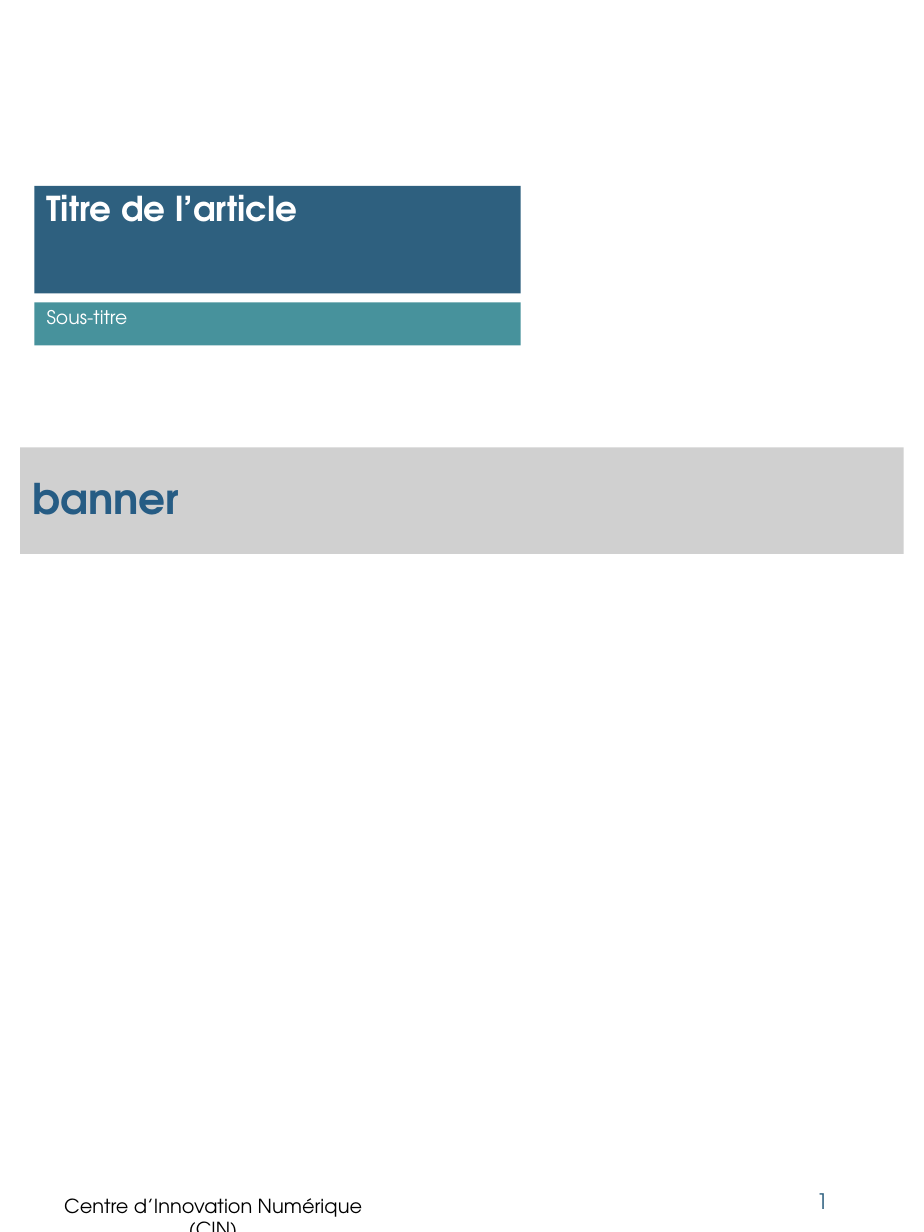
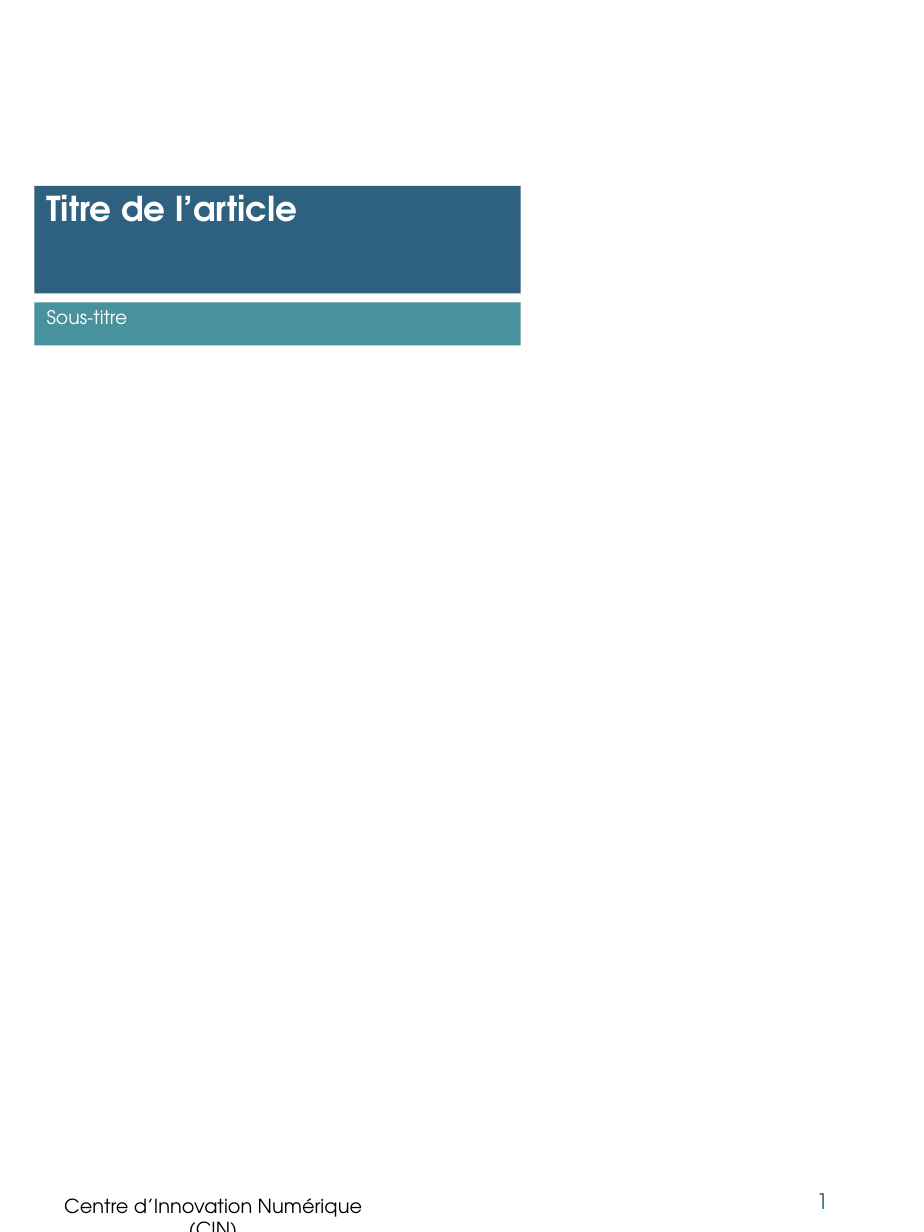
Before and after one commit to Msa360/pptx_template_cin, a slide deck: slide 1 of powerpoints/test.pptx. Drawn at 924x1232 pixels with LibreOffice and Linux fonts; fonts in the diff are those of the drawing; grey boxes stand for pictures; background and template pictures are left out. Boxes give left, top, right and bottom in pixels: in the first picture for what was removed or moved away, otherwise in the second. Text is boxed around its words. In the diff, an @@ line names an element or a change of style, - is before the commit and + after.

```diff
--- a/powerpoints/test.pptx
+++ b/powerpoints/test.pptx
@@ picture removed at [20,447,903,553] @@
-banner
```
Also in this commit, not shown: 1 other slide changed, 1 slide added, 7 other files.
